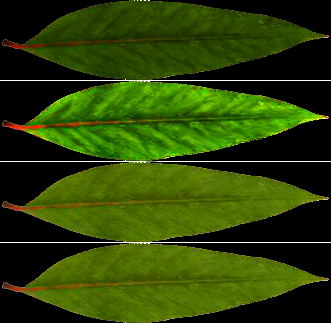
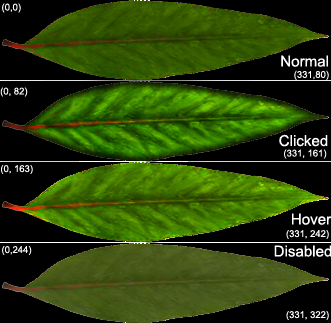
The second 331×323 image is a revision of the first. Changes to its layers:
added layer "(0,244)" above "(0, 163)" over [2, 246, 32, 255]
added layer "(0, 163)" above "(0,0)" over [1, 165, 33, 174]
added layer "(0,0)" above "(0, 82)" over [2, 3, 21, 13]
added layer "(0, 82)" above "Normal (331,80)" over [0, 87, 28, 97]
added layer "Normal (331,80)" above "Disabled" over [281, 55, 329, 80]
added layer "Disabled" (1st of 2) above "Hover" over [274, 245, 331, 257]
added layer "Hover" (1st of 2) above "(331, 322)" over [292, 213, 331, 225]
added layer "(331, 322)" above "(331, 242)" over [286, 311, 329, 320]
added layer "(331, 242)" above "(331, 161)" over [286, 230, 329, 239]
added layer "(331, 161)" above "Clicked" over [284, 149, 327, 159]
added layer "Clicked" above "Layer 1 copy 3" over [279, 134, 328, 147]
added group "Normal" with 2 layers above "Selected" over [2, 0, 328, 83]
moved "Normal copy" into group "Normal" over [2, 0, 328, 83]
added group "Selected" (1st of 3) with 7 layers above "Hover" over [0, 70, 331, 168]
added layer "Layer 1 copy" (1st of 2, in "Selected") (luminosity, 57%) in group "Selected" over [0, 70, 331, 168]
moved "Normal copy 2" (1st of 2, in "Selected") into group "Selected" over [2, 77, 328, 168]
renamed "Hover" to "Selected", moved it into group "Selected" over [2, 81, 328, 164]
added group "Hover" (2nd of 2) with 7 layers above "Hue/Saturation 4" over [0, 151, 331, 249]
added layer "Normal copy 2" (2nd of 2, in "Hover") (overlay, 54%) in group "Hover" over [2, 158, 328, 249]
moved "Selected" (3rd of 3, in "Hover") into group "Hover", painted on it over [2, 162, 328, 245]
